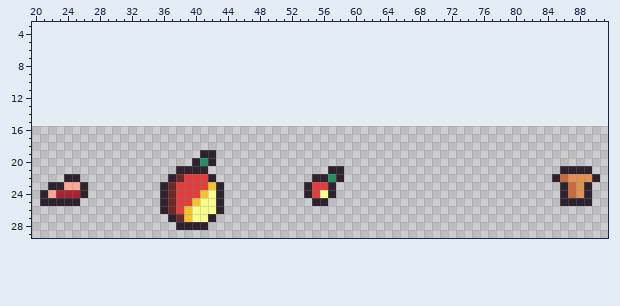
Edited in one commit: pixel-art file (Prototypes/prototype_CooknServe/Assets/Sprites/foods.aseprite). This is how it looked before the edit.
96x16 pixels, 1 frame. Shown: x 20..91, y 3..29. The old version is drawn lined up with the new one, on the new canvas.
After:
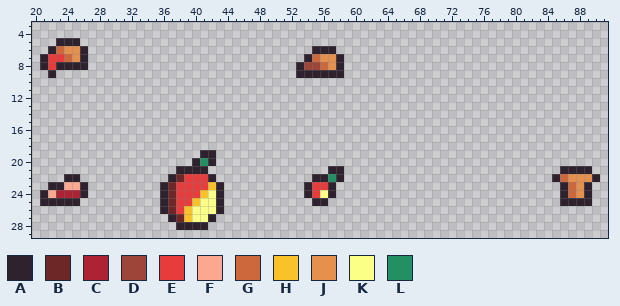
Palette (. is transparent): A #2e222f  B #6e2727  C #ae2334  D #9e4539  E #e83b3b  F #fca790  G #cd683d  H #f9c22b  J #e6904e  K #fbff86  L #239063
The edit:
canvas 96x16 -> 96x32, the old top-left corner now at 0,16
Changed rows in their new state; - is an unchanged pixel.
first column x 21:
 5 --AAA---------------------------------
 6 -AGJJA----------------------------AAA-
 7 AEEGJA---------------------------AGJJA
 8 AEAAAA--------------------------ADDGJA
 9 -A------------------------------AAAAAA
